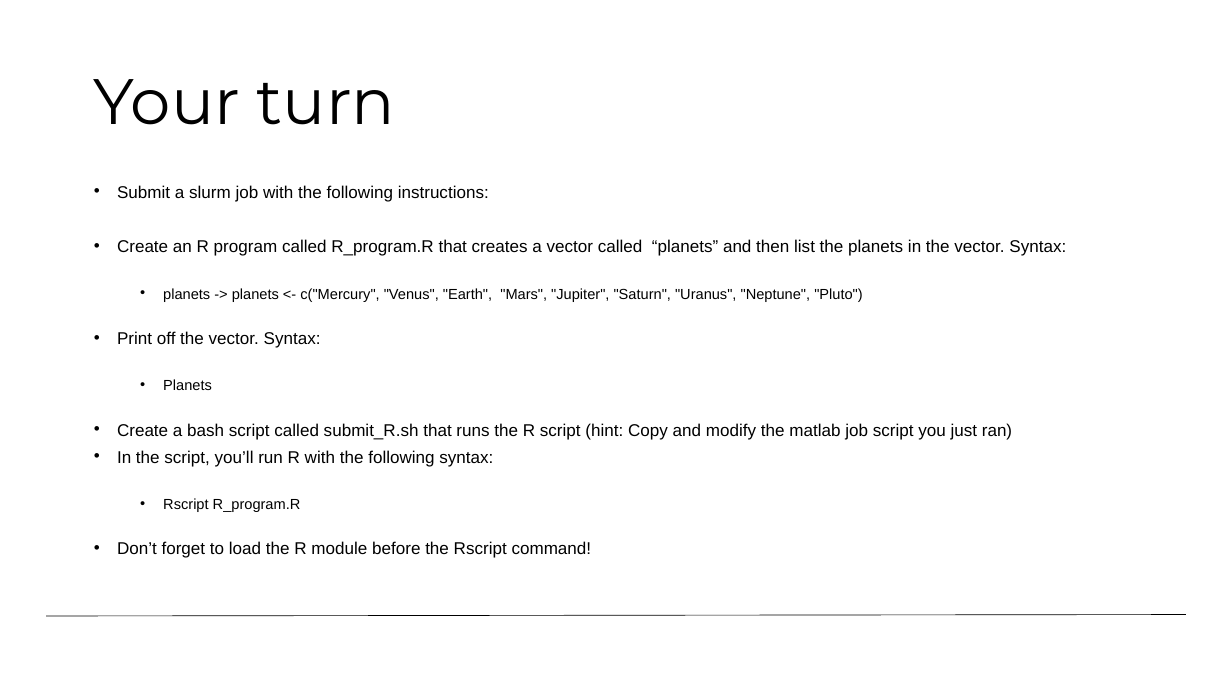
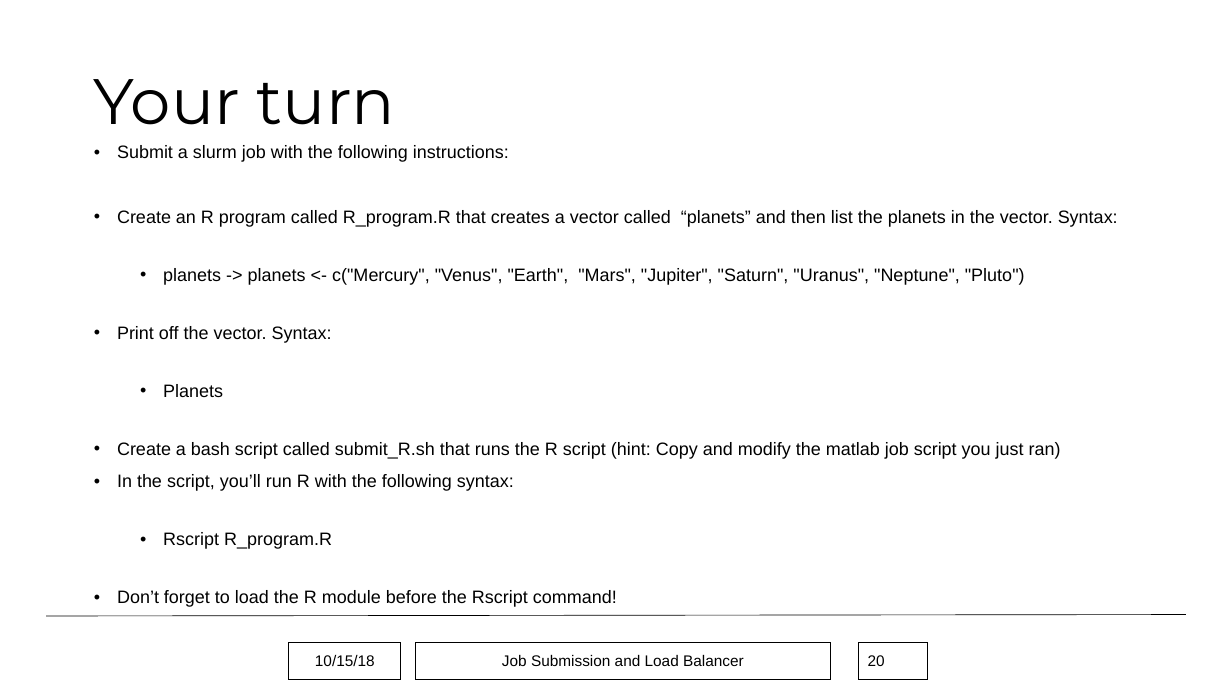
Before and after one commit to monaghaa/HPC_Short_Course_Fall_2018, a slide deck: slide 20 of Job_Submission/hpc_job_submission_Fall2018.pptx (slide 21 before the commit). Drawn at 1232x693 pixels with LibreOffice and Linux fonts; fonts in the diff are those of the drawing; background and template pictures are left out. Boxes give left, top, right and bottom in pixels: in the first picture for what was removed or moved away, otherwise in the second. Text is boxed around its words. In the diff, an @@ line names an element or a change of style, - is before the commit and + after.

```diff
--- a/Job_Submission/hpc_job_submission_Fall2018.pptx
+++ b/Job_Submission/hpc_job_submission_Fall2018.pptx
@@ text "Submit a slurm job with ...": place and size @@
-text "Submit a slurm job with ..." at [117, 185, 1066, 558]
+text "Submit a slurm job with ..." at [117, 145, 1118, 607]
@@ text "Submit a slurm job with ..." at [117, 145, 1118, 607]: size 13.3 to 14 pt in "Submit a slurm job with the following ...", "Create an R program called R_program.R that ...", "Print off the vector. Syntax:", "Create a bash script called submit_R.sh that ..." and 2 more places; size 11.4 to 14 pt in "planets -> planets <- c("Mercury", "Venus", "Earth", ...", "Planets", "Rscript R_program.R"; line spacing 0.7 to 0.9 @@
@@ rectangle added at [289, 642, 401, 679], outline #000000 0.75 pt, 12 pt, text #000000 @@
+10/15/18
@@ rectangle added at [415, 642, 831, 679], outline #000000 0.75 pt, 12 pt, text #000000 @@
+Job Submission and Load Balancer
@@ page number added at [859, 642, 928, 679], outline #000000 0.75 pt, 12 pt, text #000000 @@
+20
```
Also in this commit, not shown: 27 other slides changed, 1 slide removed, 3 other files.
